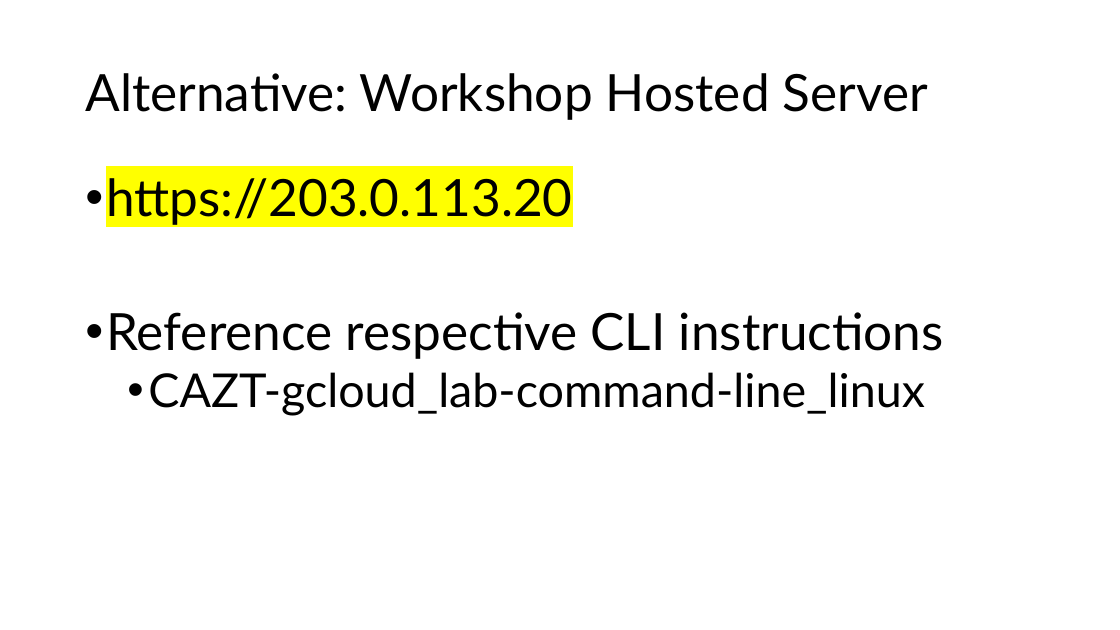
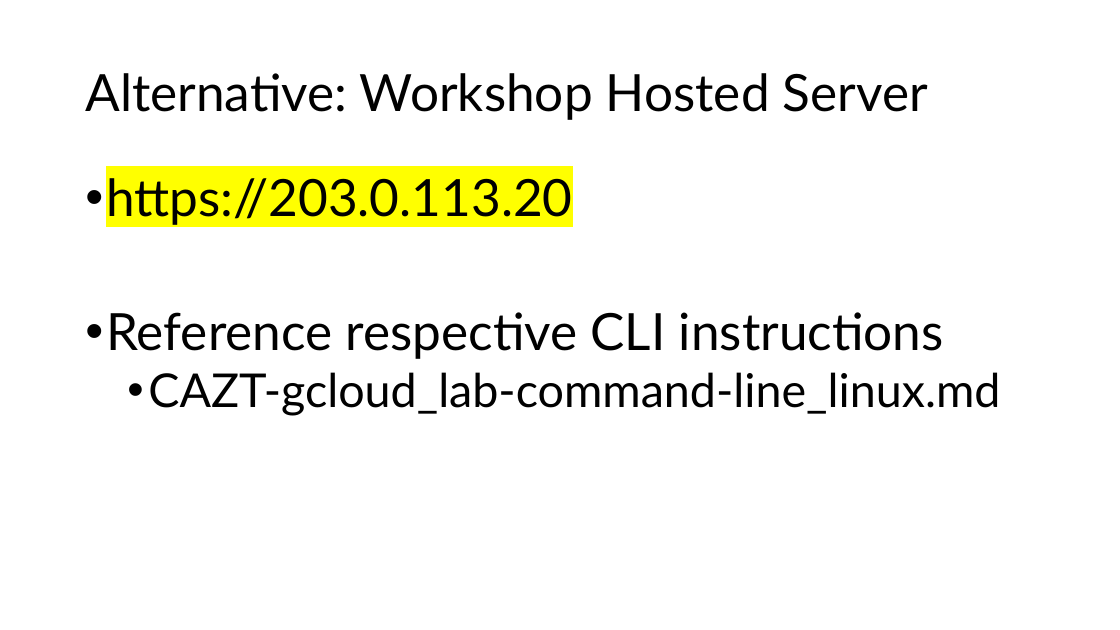
Before and after one commit to rbeede/pen-testing-cloud-apis, a slide deck: slide 10 of workshop_event/Pen-Testing Cloud REST APIs - 2025.pptx. Drawn at 1120x630 pixels with LibreOffice and Linux fonts; fonts in the diff are those of the drawing. Boxes give left, top, right and bottom in pixels: in the first picture for what was removed or moved away, otherwise in the second. Text is boxed around its words. In the diff, an @@ line names an element or a change of style, - is before the commit and + after.

Commit message:
Updated slides
Moved learning material to markdown wiki. Slides are for the live workshop.

```diff
--- a/workshop_event/Pen-Testing Cloud REST APIs - 2025.pptx
+++ b/workshop_event/Pen-Testing Cloud REST APIs - 2025.pptx
@@ text at bbox=[148, 372, 1000, 416]: text changed @@
-  • CAZT-gcloud_lab-command-line_linux
+  • CAZT-gcloud_lab-command-line_linux.md
```
Also in this commit, not shown: 2 other slides changed, 3 slides removed.
